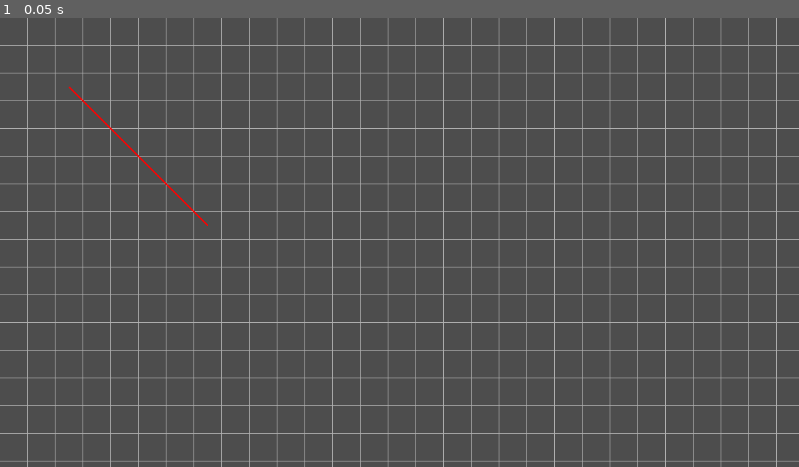
Above: before the commit, frame 1.
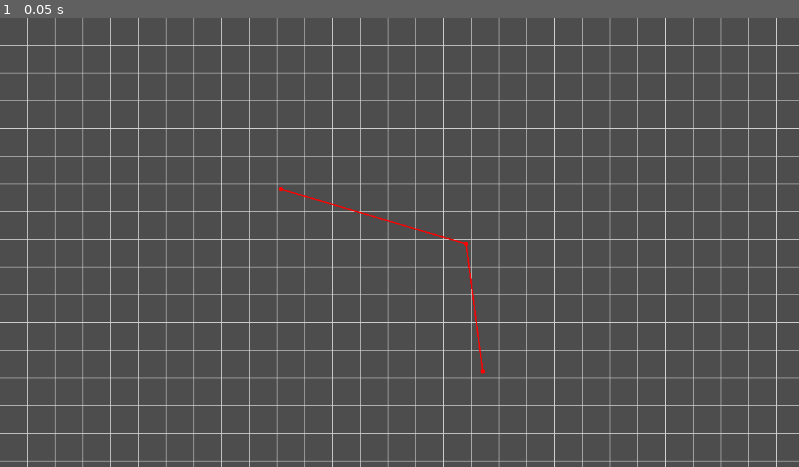
Above: after the commit, the same moment.

Repository: Boris14/Catmull-Rom
Game: Godot game, scene res://Main.tscn
Same seed, same stepped clock (60 frames per second), same inputs: the game is played once before the commit and once after it.
Inputs:
- Up to frame 1 (0.05 s): no input

The runs differ from the first frame. In frame 1, 3.1% of the frame differs, in the area x 0-100%, y 0-100%.

Commit message:
Added points to the Grid

Diff:
--- a/Main.tscn
+++ b/Main.tscn
@@ -2,7 +2,16 @@
 
 [ext_resource type="Script" path="res://Scripts/GridCanvas.gd" id="1_udord"]
 
-[node name="Main" type="Node2D"]
+[node name="GridCanvas" type="Node2D"]
+script = ExtResource("1_udord")
 
-[node name="GridCanvas" type="Node2D" parent="."]
-script = ExtResource("1_udord")
+[node name="Point1" type="Marker2D" parent="."]
+position = Vector2(192, 315)
+
+position = Vector2(405, 247)
+
+[node name="Point3" type="Marker2D" parent="."]
+position = Vector2(672, 326)
+
+[node name="Point4" type="Marker2D" parent="."]
+position = Vector2(696, 510)
--- a/Scripts/GridCanvas.gd
+++ b/Scripts/GridCanvas.gd
@@ -2,11 +2,37 @@
 extends Node2D
 
 # Grid size and line configuration
-@export var grid_size = 40  # Size of each cell in the grid
-@export var grid_color = Color(0.7, 0.7, 0.7)  # Light gray
-@export var line_color = Color(1, 0, 0)  # Red
-@export var line_start = Vector2(100, 100)  # Starting point of the custom line
-@export var line_end = Vector2(300, 300)    # Ending point of the custom line
+@export var grid_size := 40.0  # Size of each cell in the grid
+@export var grid_color := Color.LIGHT_GRAY
+@export var line_color := Color.RED
+@export var points_color := Color.RED
+@export var select_radius := 20.0
+
+var points : Array[Marker2D]
+var selected_point : Marker2D = null
+
+func _ready():
+	for child in get_children():
+		var point := child as Marker2D
+		if point:
+			points.append(point)
+
+func _input(event):
+	if event is InputEventMouseButton and event.button_index == MOUSE_BUTTON_LEFT:
+		if selected_point and not event.pressed:
+			# Stop dragging if the button is released.
+			selected_point = null
+		else:
+			for point in points:
+				if (event.position - point.position).length() < select_radius:
+					# Start dragging if the click is on the sprite.
+					if not selected_point and event.pressed:
+						selected_point = point
+
+	if event is InputEventMouseMotion and selected_point:
+		# While dragging, move the sprite with the mouse.
+		selected_point.position = event.position
+
 
 func _draw():
 	var viewport_size = get_viewport_rect().size
@@ -19,5 +45,9 @@
 	for y in range(0, int(viewport_size.y), grid_size):
 		draw_line(Vector2(0, y), Vector2(viewport_size.x, y), grid_color, 1)
 
-	# Draw the custom line
-	draw_line(line_start, line_end, line_color, 2)
+	for i in range(points.size()):
+		if i == 0: continue
+		draw_line(points[i - 1].position, points[i].position, line_color, 2)
+
+	for point in points:
+		draw_circle(point.position, 3, Color.RED)
--- a/project.godot
+++ b/project.godot
@@ -19,6 +19,13 @@
 
 project/assembly_name="Catmull-Rom"
 
+[input]
+
+"Mouse Confirm"={
+"deadzone": 0.5,
+"events": []
+}
+
 [rendering]
 
 renderer/rendering_method="gl_compatibility"
